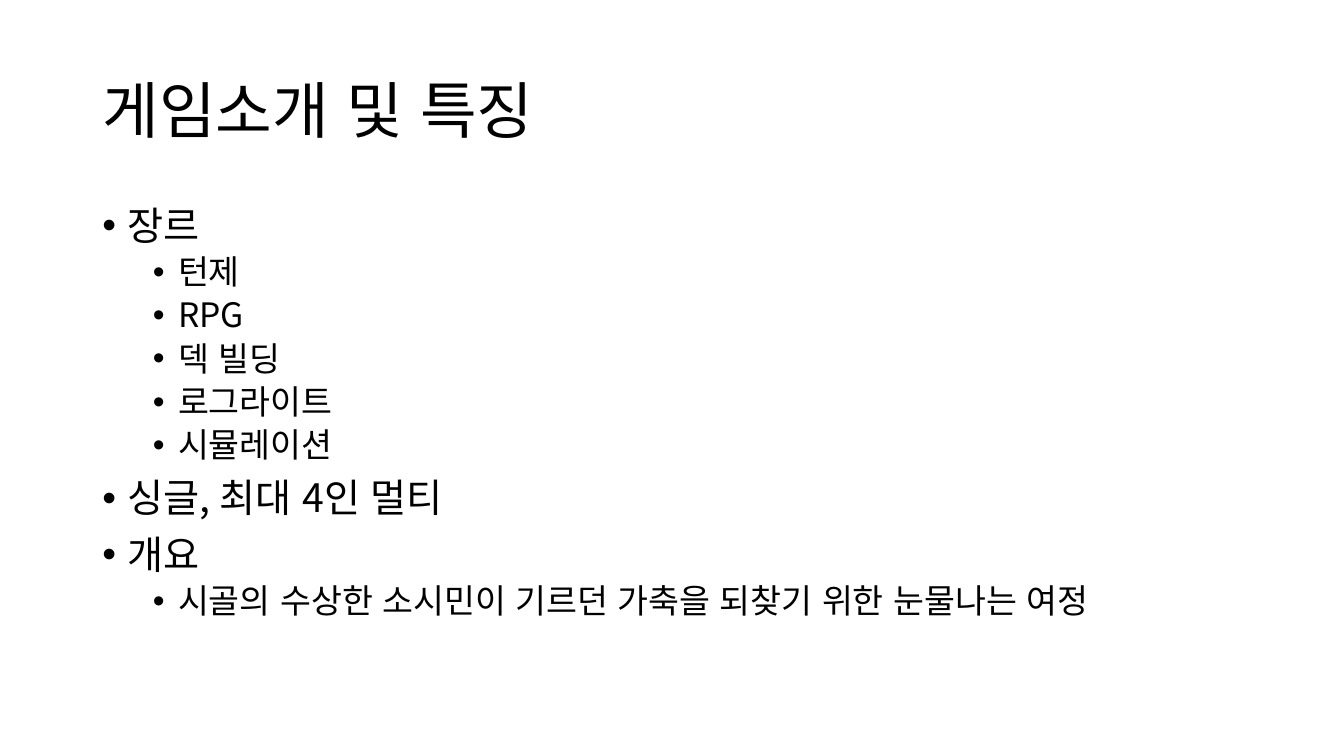
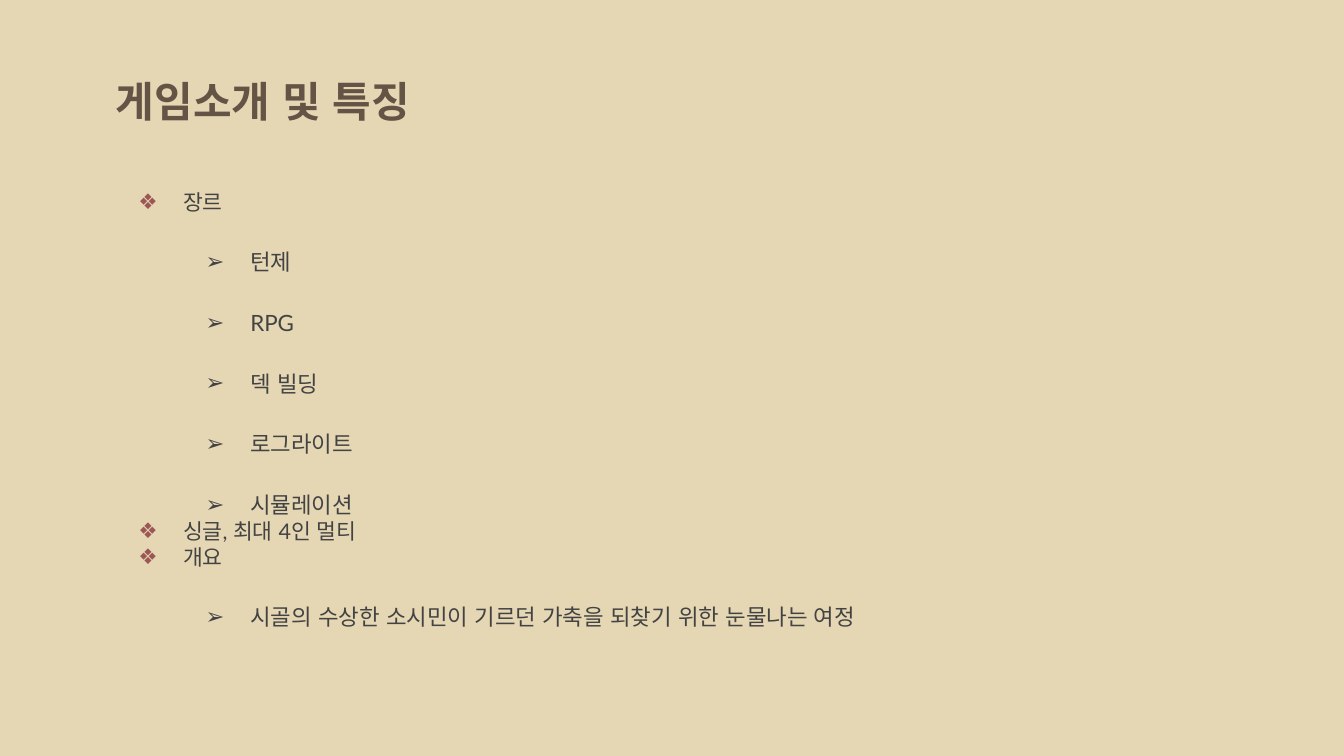
Before and after one commit to Mongzzi/18TUK_GW, a slide deck: slide 5 of Doc/04_제안서/제안서 초안.pptx (slide 4 before the commit). Drawn at 1344x756 pixels with LibreOffice and Linux fonts; fonts in the diff are those of the drawing; background and template pictures are left out. Boxes give left, top, right and bottom in pixels: in the first picture for what was removed or moved away, otherwise in the second. Text is boxed around its words. In the diff, an @@ line names an element or a change of style, - is before the commit and + after.

```diff
--- a/Doc/04_제안서/제안서 초안.pptx
+++ b/Doc/04_제안서/제안서 초안.pptx
@@ background #FFFFFF to picture (left out) @@
@@ title "게임소개 및 특징": place and size @@
-title "게임소개 및 특징" at box(102, 82, 533, 138)
+title "게임소개 및 특징" at box(116, 82, 409, 121)
@@ title "게임소개 및 특징" at box(116, 82, 409, 121): size 44 to 30 pt, font Noto Sans CJK KR to TeX Gyre Schola, text colour #000000 to #635445, bold on; line spacing 0.9 to 1; vertical alignment middle to top @@
@@ text "장르": place and size @@
-text "장르" at box(128, 207, 1088, 616)
+text "장르" at box(183, 192, 855, 627)
@@ text "장르" at box(183, 192, 855, 627): size 28 to 15.3 pt in "장르", "싱글, 최대 4인 멀티", "개요"; font Noto Sans CJK KR to Lato, text colour #000000 to #434343; size 24 to 16 pt in "턴제", "RPG", "덱 빌딩", "로그라이트" and 2 more places; bullet • to ❖; line spacing 0.9 to 1; less space between paragraphs; bullet • to ➢; line spacing 0.9 to 1.15; more space between paragraphs @@
```
Also in this commit, not shown: 15 other slides changed, 3 slides added, 4 slides removed.
